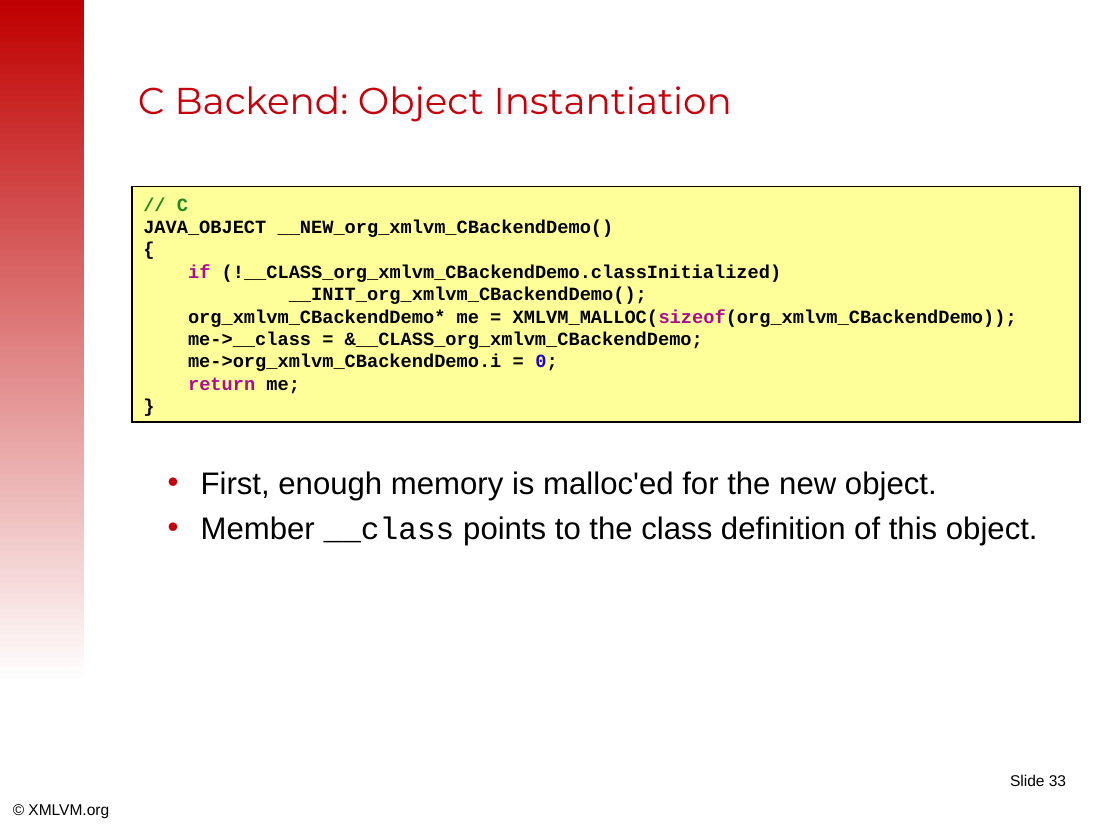
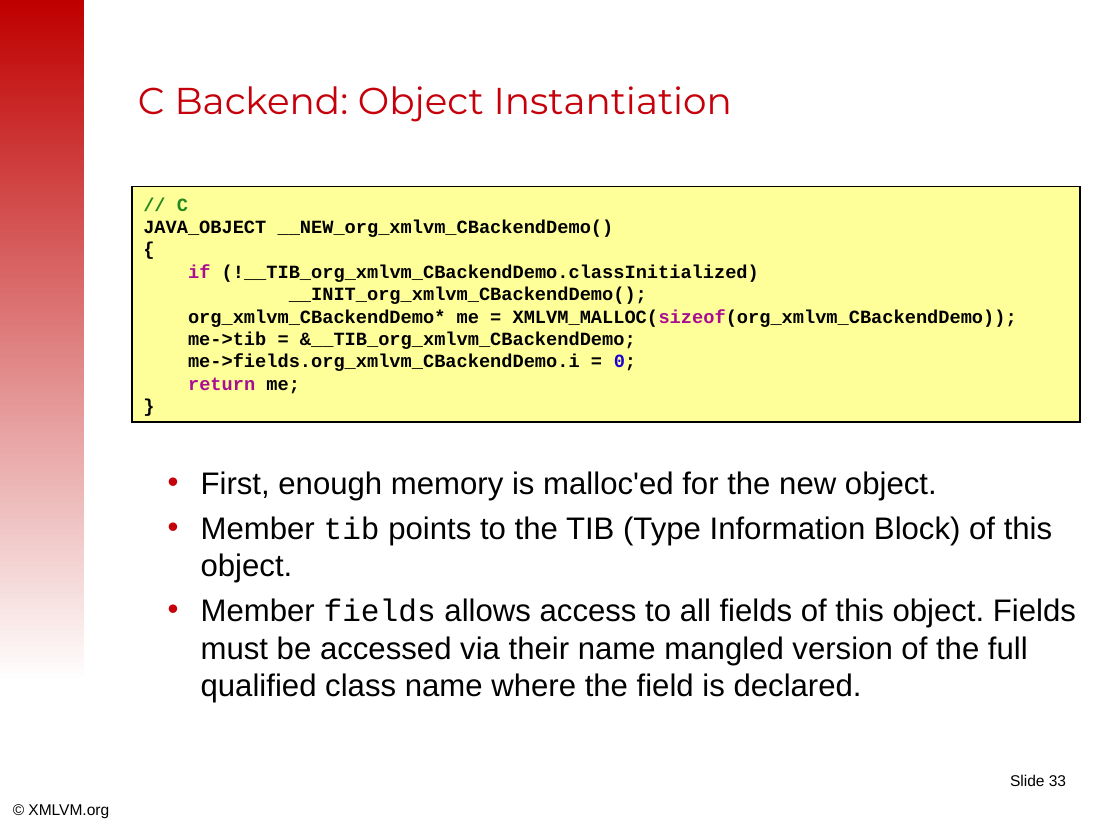
Before and after one commit to tisoft/xmlvm, a slide deck: slide 33 of doc/slides/android2iphone-master.odp. Drawn at 1120x840 pixels with LibreOffice and Linux fonts; fonts in the diff are those of the drawing; background and template pictures are left out. Boxes give left, top, right and bottom in pixels: in the first picture for what was removed or moved away, otherwise in the second. Text is boxed around its words. In the diff, an @@ line names an element or a change of style, - is before the commit and + after.

Commit message:
Update to new naming conventions of the C backend.

```diff
--- a/doc/slides/android2iphone-master.odp
+++ b/doc/slides/android2iphone-master.odp
@@ text in rectangle at [188,265,759,282]: text changed @@
-if (!__CLASS_org_xmlvm_CBackendDemo.classInitialized)
+if (!__TIB_org_xmlvm_CBackendDemo.classInitialized)
@@ text in rectangle at [188,332,636,371]: text changed @@
-me->__class = &__CLASS_org_xmlvm_CBackendDemo;
-me->org_xmlvm_CBackendDemo.i = 0;
+me->tib = &__TIB_org_xmlvm_CBackendDemo;
+me->fields.org_xmlvm_CBackendDemo.i = 0;
@@ text at [201,516,1076,702]: text changed @@
-• Member __class points to the class definition of this object.
+• Member tib points to the TIB (Type Information Block) of this object.
+• Member fields allows access to all fields of this object. Fields must be accessed via their name mangled version of the full qualified class name where the field is declared.
```
Also in this commit, not shown: 4 other slides changed.
